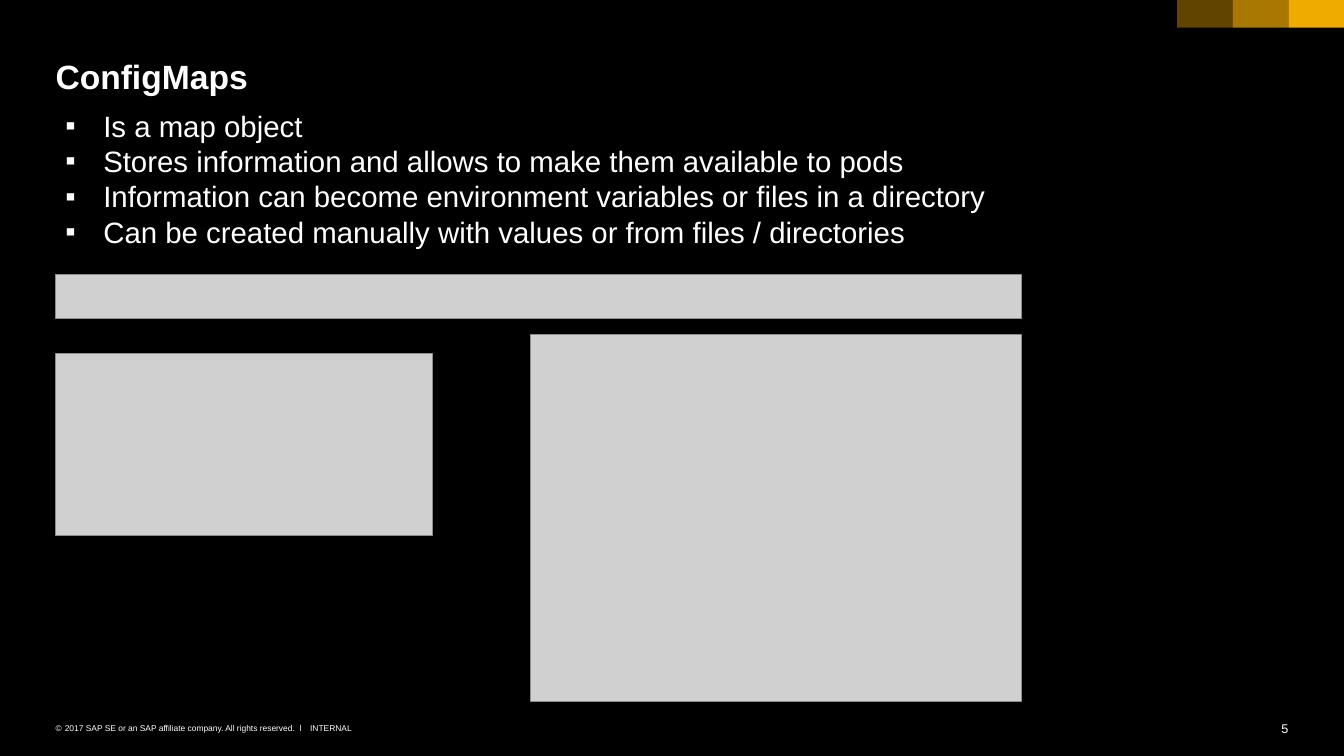
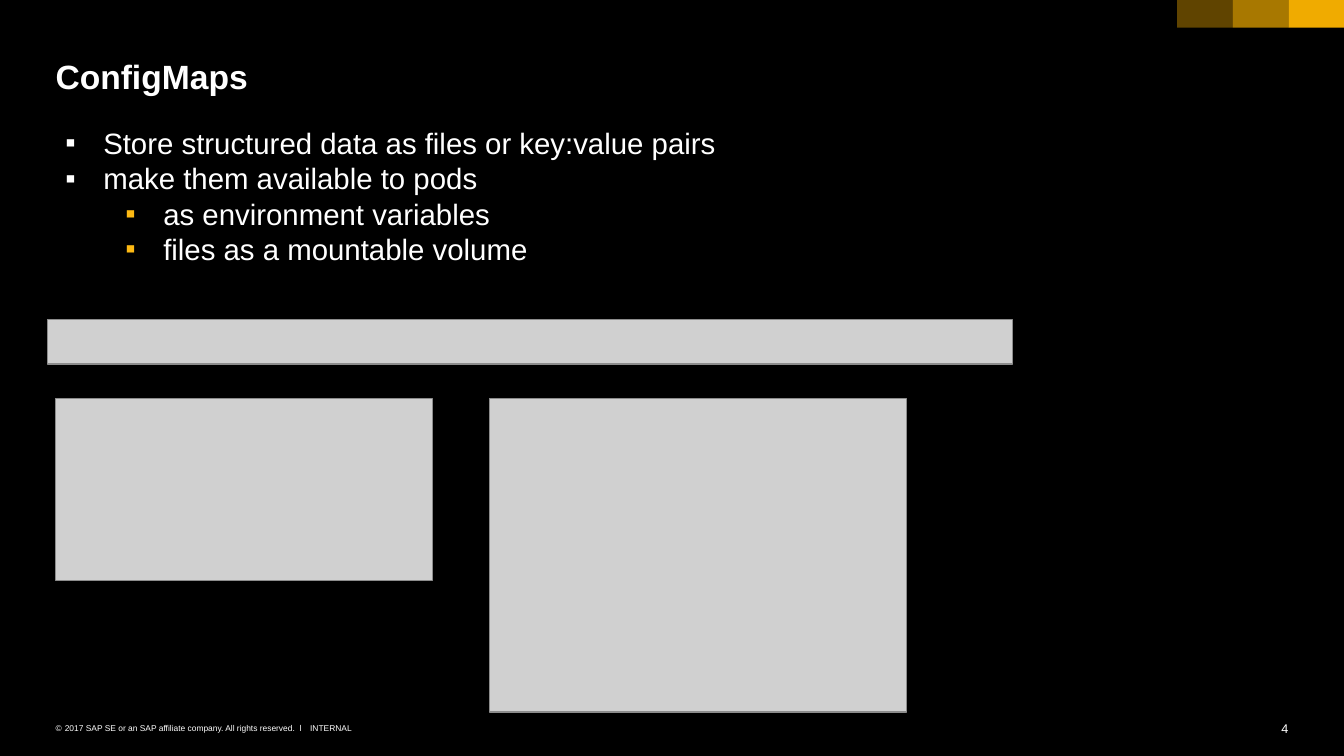
Before and after one commit to cuijiyao01/docker-k8s-training, a slide deck: slide 4 of kubernetes/06_configmap_secrets.pptx (slide 5 before the commit). Drawn at 1344x756 pixels with LibreOffice and Linux fonts; fonts in the diff are those of the drawing; grey boxes stand for pictures. Boxes give left, top, right and bottom in pixels: in the first picture for what was removed or moved away, otherwise in the second. Text is boxed around its words. In the diff, an @@ line names an element or a change of style, - is before the commit and + after.

Commit message:
reworked configMap and secrets incl. more demos & examples

```diff
--- a/kubernetes/06_configmap_secrets.pptx
+++ b/kubernetes/06_configmap_secrets.pptx
@@ text at <box>103,132,716,261</box>: text changed @@
-▪ Is a map object
-▪ Stores information and allows to make them available to pods
-▪ Information can become environment variables or files in a directory
-▪ Can be created manually with values or from files / directories
+▪ Store structured data as files or key:value pairs
+▪ make them available to pods
+  ▪ as environment variables
+  ▪ files as a mountable volume
@@ picture: place and size @@
-picture at <box>55,274,1021,318</box>
+picture at <box>47,319,1013,364</box>
@@ picture: place and size @@
-picture at <box>55,354,432,535</box>
+picture at <box>55,399,432,580</box>
@@ picture: place and size @@
-picture at <box>531,334,1021,702</box>
+picture at <box>489,399,907,712</box>
@@ page number at <box>1281,724,1288,733</box>: text changed @@
-5
+4
```
Also in this commit, not shown: 2 other slides changed, 2 slides added, 3 other files.
